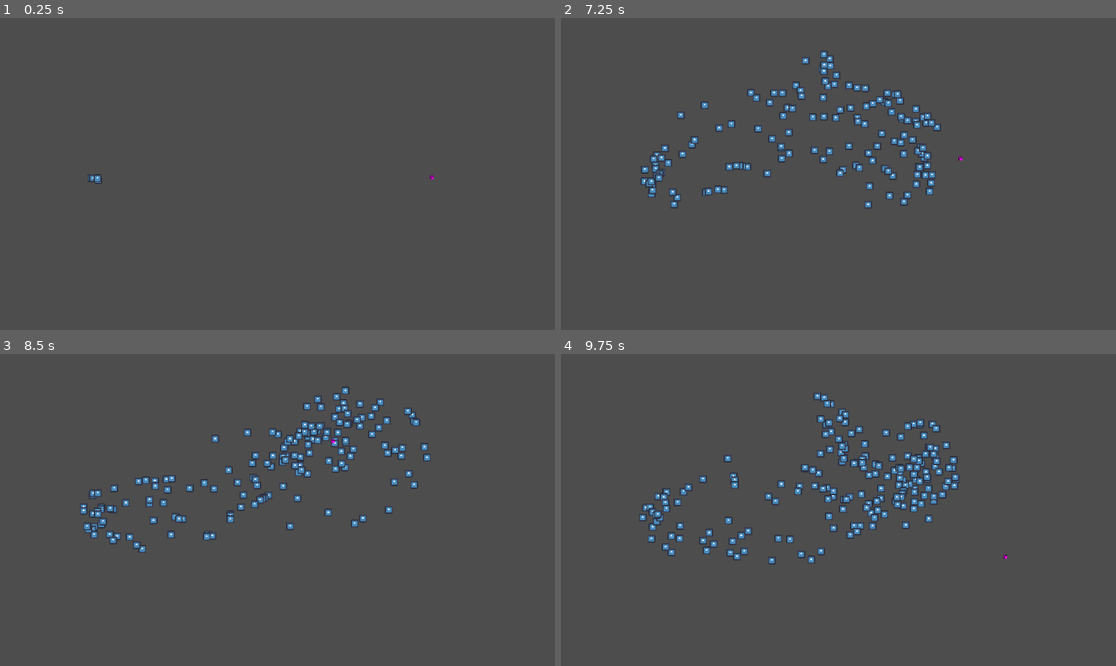
Above: before the commit, frames 1-4 (two rows, left to right).
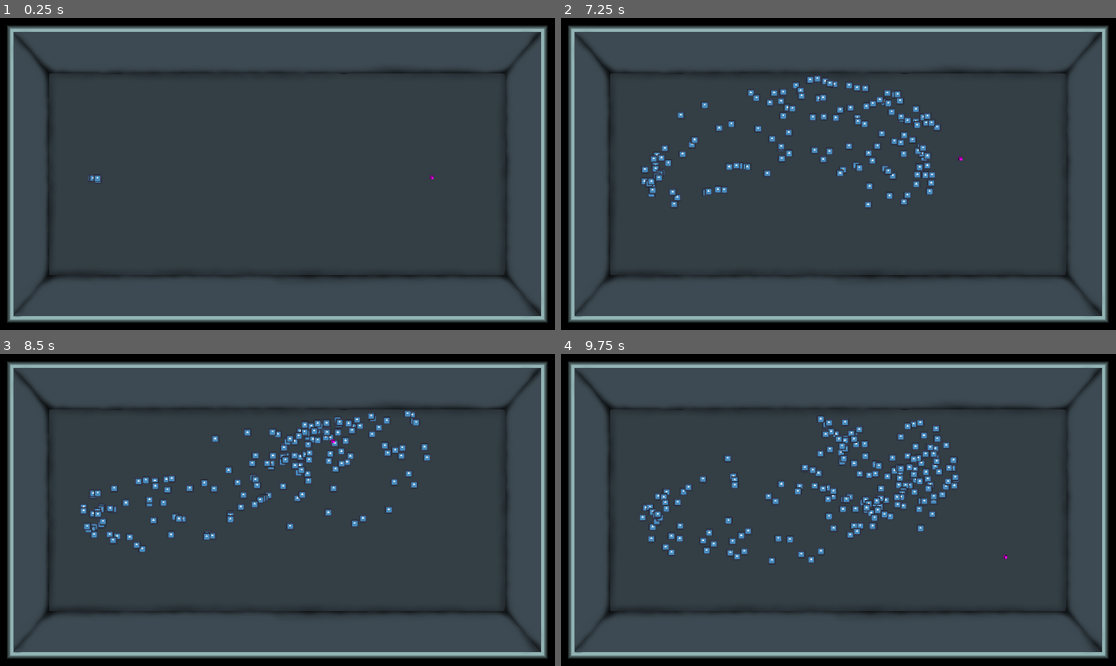
Above: after the commit, the same moments.

Repository: Nordtwig/specks-in-the-machine
Game: Godot game, scene res://main/main.tscn
The game is run twice, just before and just after one commit, with the same random seed, the same clock (stepped at 60 frames per second) and the same inputs. The engine's default icon, where the game draws it, is replaced by a stand-in: a white triangle on a blue panel in a dark square.
Inputs (mouse positions are in pixels of both pictures, inside the frame that each line leads up to):
- Up to frame 1 (0.25 s): no input
- Up to frame 2 (7.25 s): tap Enter at 0.5 s; move the mouse to (960, 158) at 0.52 s; click (960, 158) at 0.6 s; move the mouse to (727, 189) at 1.27 s; click (727, 189) at 1.35 s; move the mouse to (894, 105) at 2.02 s; click (894, 105) at 2.1 s; move the mouse to (810, 236) at 2.77 s; click (810, 236) at 2.85 s; move the mouse to (1005, 220) at 3.52 s; click (1005, 220) at 3.6 s; move the mouse to (672, 127) at 4.27 s; click (672, 127) at 4.35 s; move the mouse to (866, 174) at 5.02 s; click (866, 174) at 5.1 s; move the mouse to (755, 96) at 5.77 s; click (755, 96) at 5.85 s; move the mouse to (960, 158) at 6.52 s; click (960, 158) at 6.6 s
- Up to frame 3 (8.5 s): move the mouse to (166, 525) at 7.27 s; click (166, 525) at 7.35 s; move the mouse to (333, 441) at 8.02 s; click (333, 441) at 8.1 s
- Up to frame 4 (9.75 s): move the mouse to (810, 572) at 8.77 s; click (810, 572) at 8.85 s; move the mouse to (1005, 556) at 9.52 s; click (1005, 556) at 9.6 s

The runs differ from the first frame. In frame 1, 70% of the frame differs, in the area x 0-100%, y 0-100%; in frame 2, 65%; in frame 3, 65%; in frame 4, 64%.

Commit message:
static body map border added

Diff:
--- a/main/main.tscn
+++ b/main/main.tscn
@@ -1,12 +1,59 @@
-[gd_scene load_steps=4 format=3 uid="uid://754xep3b4ja4"]
+[gd_scene load_steps=10 format=3 uid="uid://754xep3b4ja4"]
 
 [ext_resource type="PackedScene" uid="uid://dja53r0rmssaf" path="res://spawner/spawner.tscn" id="1_pjrb6"]
 [ext_resource type="Script" uid="uid://pf3paefp0am" path="res://main/main.gd" id="1_xwkvk"]
 [ext_resource type="PackedScene" uid="uid://cxinvjbxuy05e" path="res://target/target.tscn" id="2_pjrb6"]
+[ext_resource type="Texture2D" uid="uid://b3h7xuymo8dr3" path="res://assets/background.png" id="4_c651c"]
+
+[sub_resource type="PhysicsMaterial" id="PhysicsMaterial_c651c"]
+
+[sub_resource type="RectangleShape2D" id="RectangleShape2D_c651c"]
+size = Vector2(2651.59, 269.516)
+
+[sub_resource type="RectangleShape2D" id="RectangleShape2D_3wy1v"]
+size = Vector2(2677.68, 315.312)
+
+[sub_resource type="RectangleShape2D" id="RectangleShape2D_kfbq2"]
+size = Vector2(317.502, 1767.53)
+
+[sub_resource type="RectangleShape2D" id="RectangleShape2D_4dugh"]
+size = Vector2(435.182, 1743.1)
 
 [node name="Main" type="Node2D" node_paths=PackedStringArray("target")]
+z_index = -1
 script = ExtResource("1_xwkvk")
 target = NodePath("Target")
+
+[node name="Background sprite" type="Sprite2D" parent="."]
+position = Vector2(576.5, 324.25)
+scale = Vector2(0.450391, 0.450347)
+texture = ExtResource("4_c651c")
+
+[node name="StaticBody2D" type="StaticBody2D" parent="."]
+position = Vector2(576.5, 324.25)
+scale = Vector2(0.450391, 0.450347)
+collision_layer = 2
+physics_material_override = SubResource("PhysicsMaterial_c651c")
+
+[node name="Bottom" type="CollisionShape2D" parent="StaticBody2D"]
+position = Vector2(45.5161, 602.73)
+scale = Vector2(1, 1)
+shape = SubResource("RectangleShape2D_c651c")
+
+[node name="Top" type="CollisionShape2D" parent="StaticBody2D"]
+position = Vector2(-21.0929, -624.518)
+scale = Vector2(1, 1)
+shape = SubResource("RectangleShape2D_3wy1v")
+
+[node name="Right" type="CollisionShape2D" parent="StaticBody2D"]
+position = Vector2(1205.62, 23.8702)
+scale = Vector2(1, 1)
+shape = SubResource("RectangleShape2D_kfbq2")
+
+[node name="Left" type="CollisionShape2D" parent="StaticBody2D"]
+position = Vector2(-1266.68, 32.7526)
+scale = Vector2(1, 1)
+shape = SubResource("RectangleShape2D_4dugh")
 
 [node name="Camera2D" type="Camera2D" parent="."]
 position = Vector2(577, 324)
Not shown, added: assets/background.png.import
